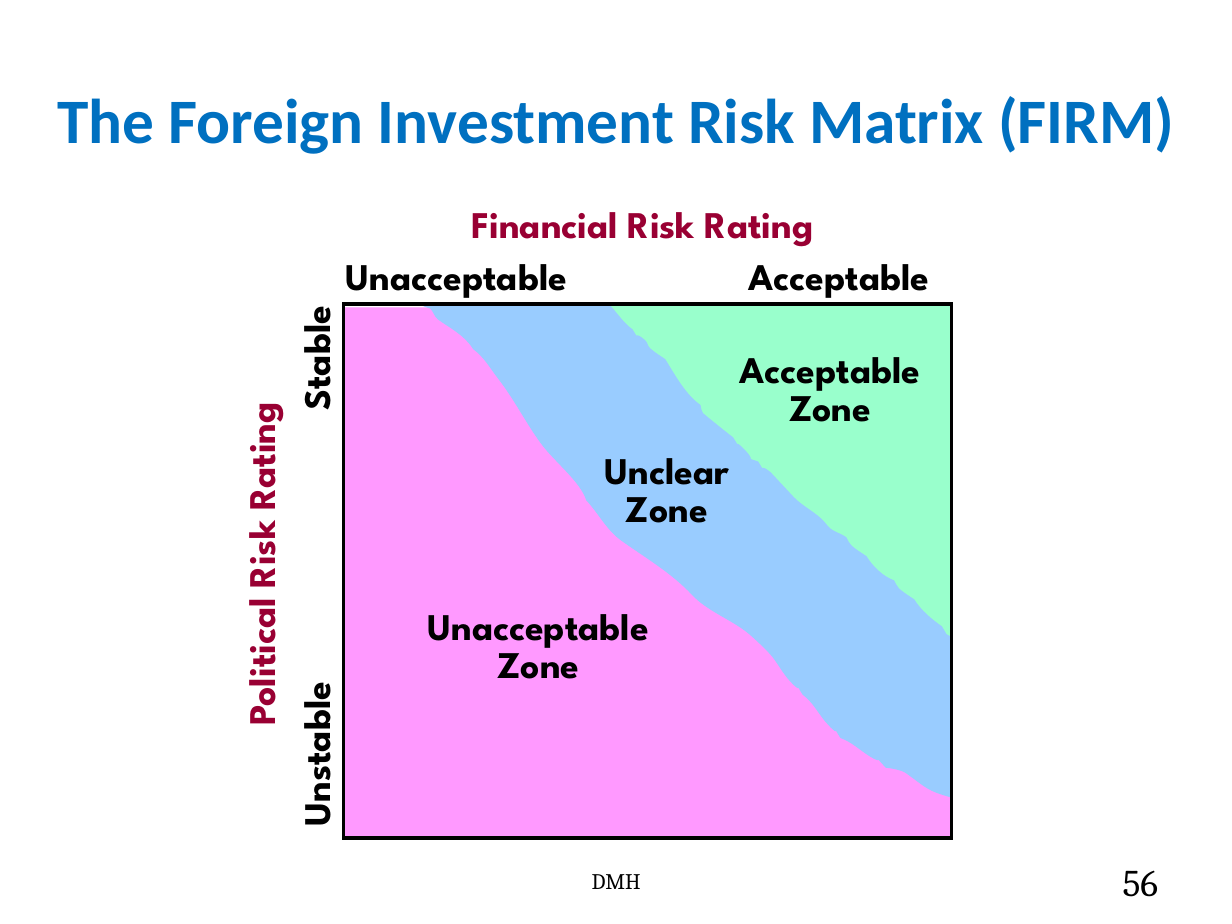
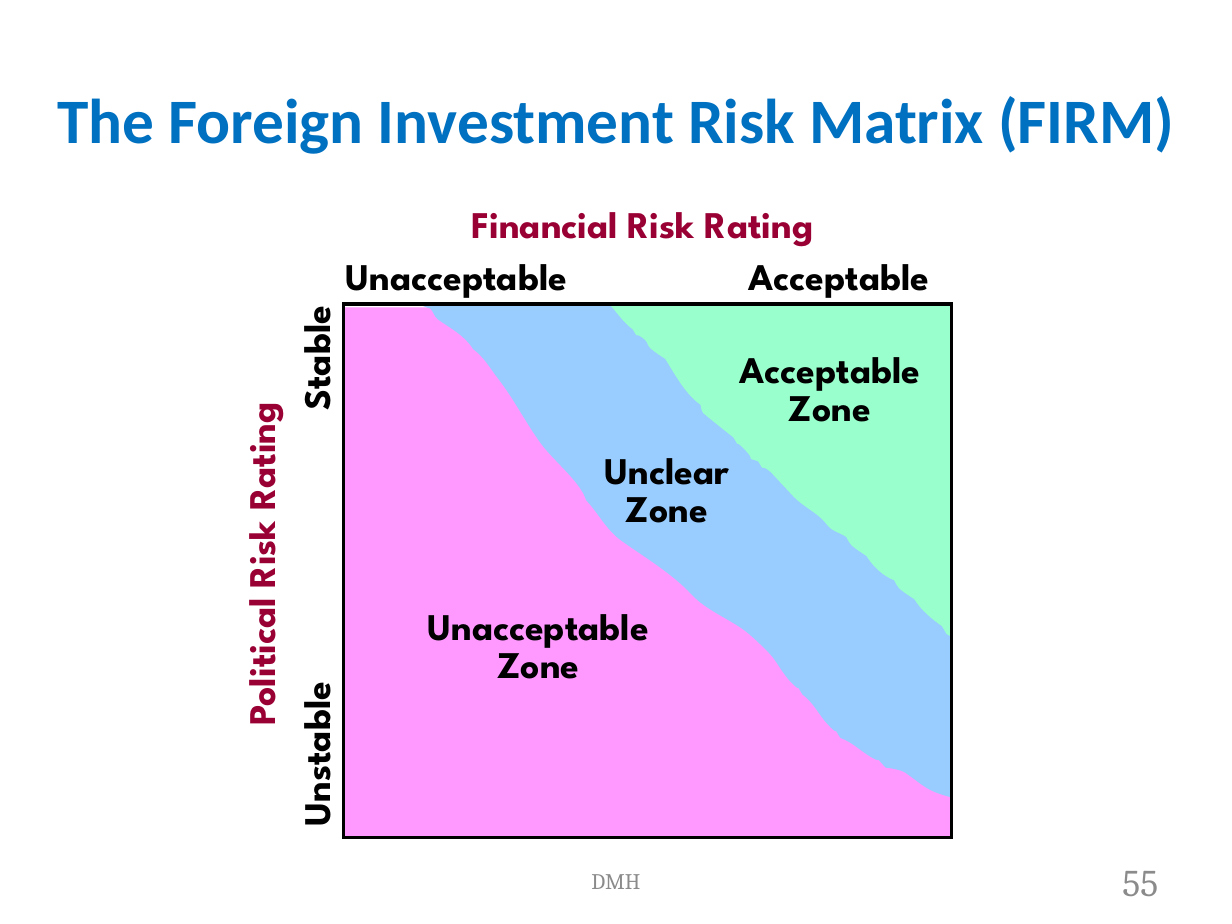
Before and after one commit to shyed2001/Asset-Management-ERP-MBA, a slide deck: slide 55 of 6. Direct Foreign Investment.pptx (slide 56 before the commit). Drawn at 1232x924 pixels with LibreOffice and Linux fonts; fonts in the diff are those of the drawing. Boxes give left, top, right and bottom in pixels: in the first picture for what was removed or moved away, otherwise in the second. Text is boxed around its words. In the diff, an @@ line names an element or a change of style, - is before the commit and + after.

Commit message:
Update 6. Direct Foreign Investment.pptx
ok

```diff
--- a/6. Direct Foreign Investment.pptx
+++ b/6. Direct Foreign Investment.pptx
@@ text "DMH" at [591,874,640,889]: text colour #000000 to #8B8B8B @@
@@ page number at [1122,871,1158,896]: text changed; text colour #000000 to #8B8B8B @@
-56
+55
```
Also in this commit, not shown: 63 other slides changed, 1 slide removed.
